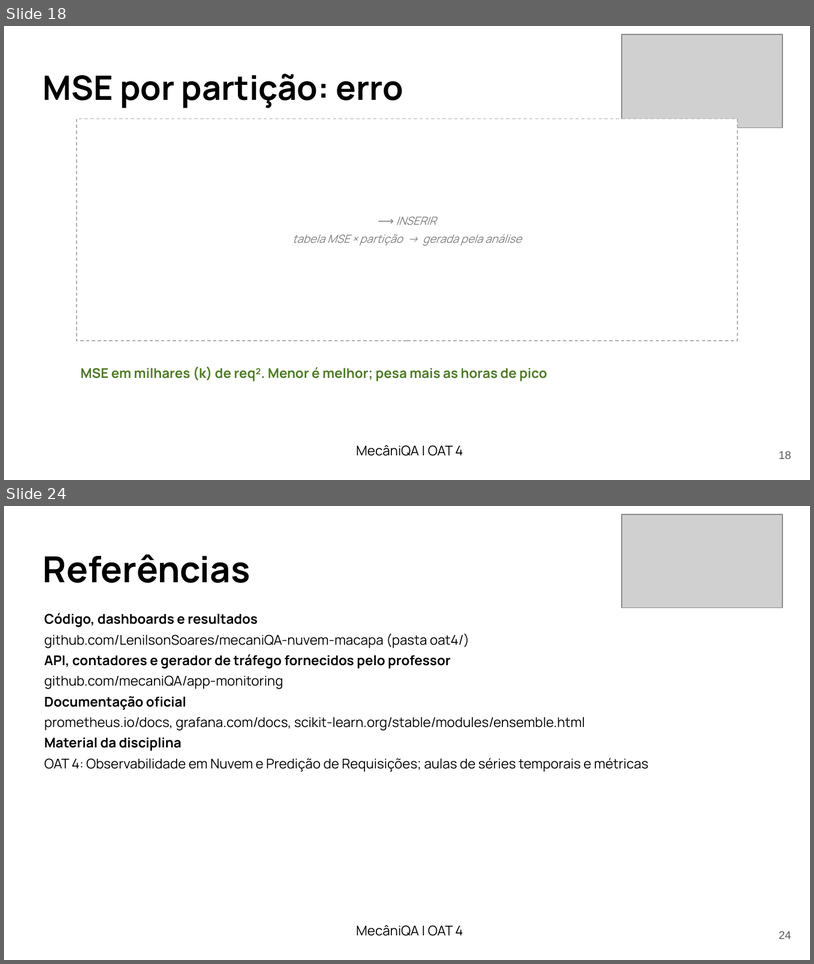
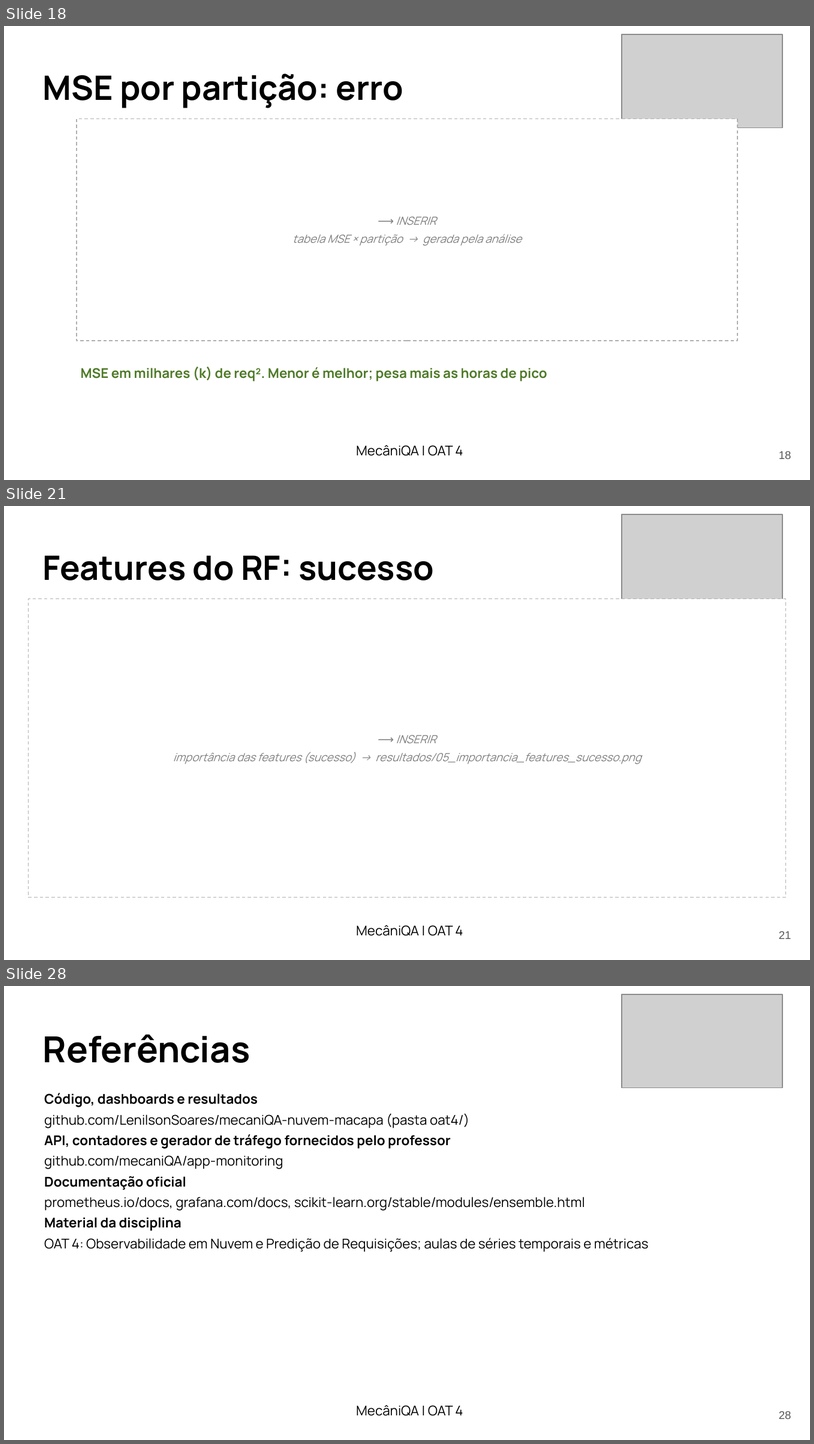
Before and after one commit to LenilsonSoares/mecaniQA-nuvem-macapa, a slide deck: oat4/apresentacao/mecaniQA_oat4_macapa.pptx. Shown one above the other, each under a label of ours: slides 18 and 24 before the commit, slides 18, 21 and 28 after it; the slides between them are not shown. The pictures are 814x964 and 814x1444 pixels, drawn with LibreOffice and Linux fonts; fonts in the diff are those of the drawing; grey boxes stand for pictures. Boxes give left, top, right and bottom in pixels: in the first picture for what was removed or moved away, otherwise in the second. Text is boxed around its words. In the diff, an @@ line names an element or a change of style, - is before the commit and + after.

Commit message:
OAT 4: um gráfico por slide também no modelo e nas features; considerações sobre o lag 24 h na conclusão

```diff
--- a/oat4/apresentacao/mecaniQA_oat4_macapa.pptx
+++ b/oat4/apresentacao/mecaniQA_oat4_macapa.pptx
@@ slide 21 added at [4, 506, 810, 960], background #FFFFFF @@
@@ picture added at [623, 514, 783, 607] @@
@@ text added at [43, 555, 435, 580], 30 pt, text #000000, bold @@
+Features do RF: sucesso
@@ rectangle added at [28, 599, 786, 897], fill #FFFFFF, outline #B0B0B0 0.75 pt dashed @@
@@ text added at [173, 735, 641, 764], 10 pt, text #808080, italic @@
+⟶ INSERIR
+importância das features (sucesso) → resultados/05_importancia_features_sucesso.png
@@ text added at [356, 925, 463, 936], 12 pt, text #000000 @@
+MecâniQA | OAT 4
@@ page number added at [779, 931, 792, 939], 10 pt, text #595959 @@
+21
@@ what was slide 24 is now slide 28 @@
@@ page number at [779, 1411, 792, 1419]: text changed @@
-24
+28
```
Also in this commit, not shown: 6 slides changed, 3 other slides added, 2 other files.
